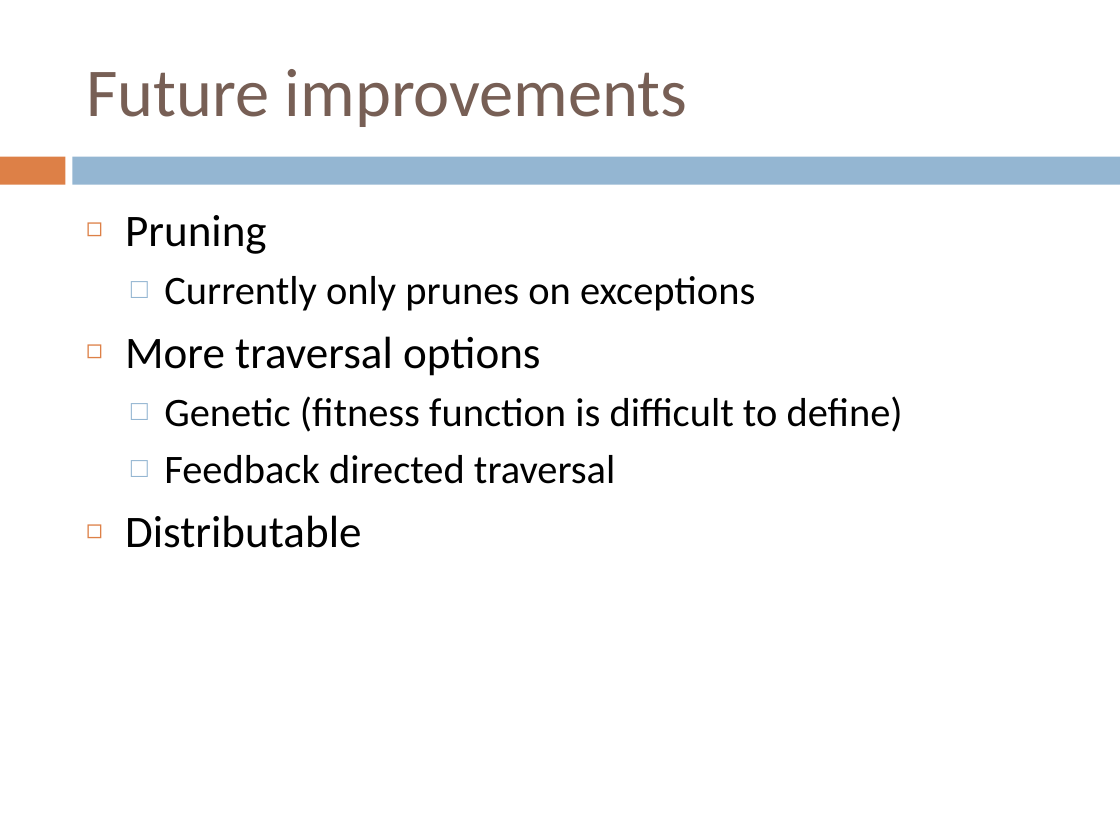
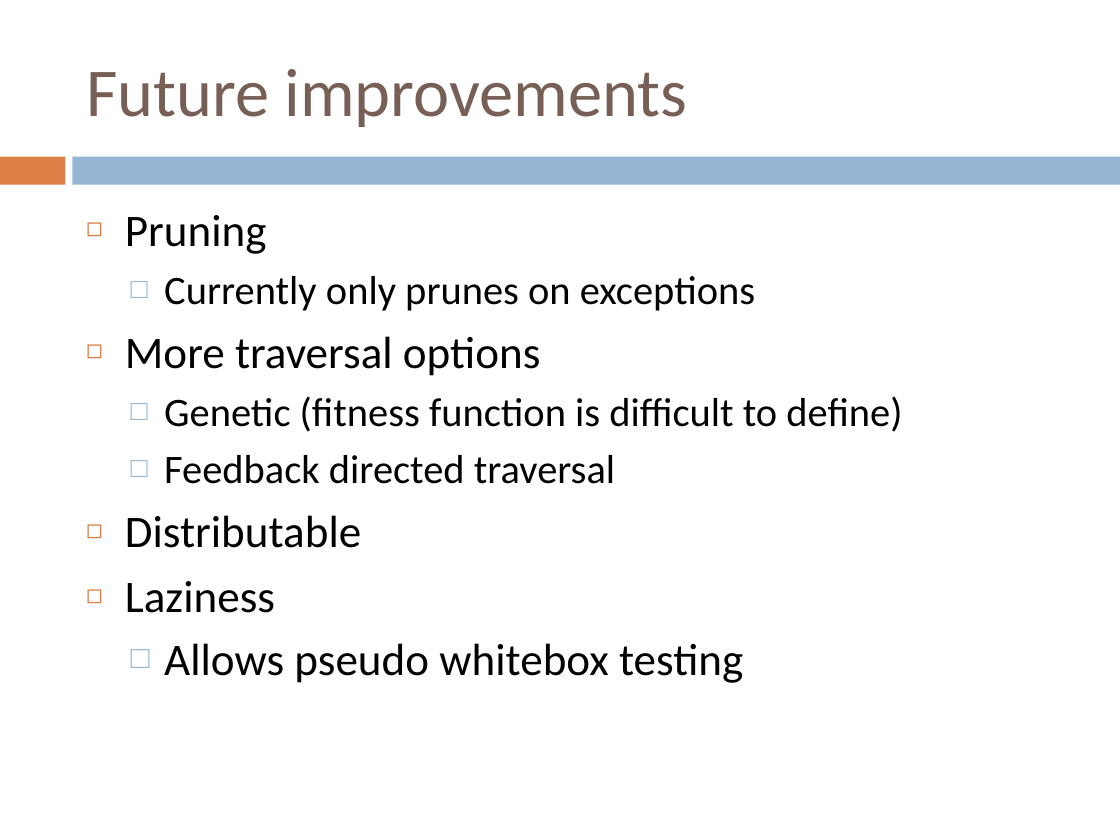
Before and after one commit to IgnoredAmbience/splats, a slide deck: slide 17 of docs/SpLATS.ppt. Drawn at 1120x840 pixels with LibreOffice and Linux fonts; fonts in the diff are those of the drawing. Boxes give left, top, right and bottom in pixels: in the first picture for what was removed or moved away, otherwise in the second. Text is boxed around its words. In the diff, an @@ line names an element or a change of style, - is before the commit and + after.

```diff
--- a/docs/SpLATS.ppt
+++ b/docs/SpLATS.ppt
@@ text at <box>125,581,743,683</box>: paragraphs added @@
+◻ Laziness
+  □ Allows pseudo whitebox testing
```
Also in this commit, not shown: 6 other slides changed, 2 slides added, 2 slides removed.
